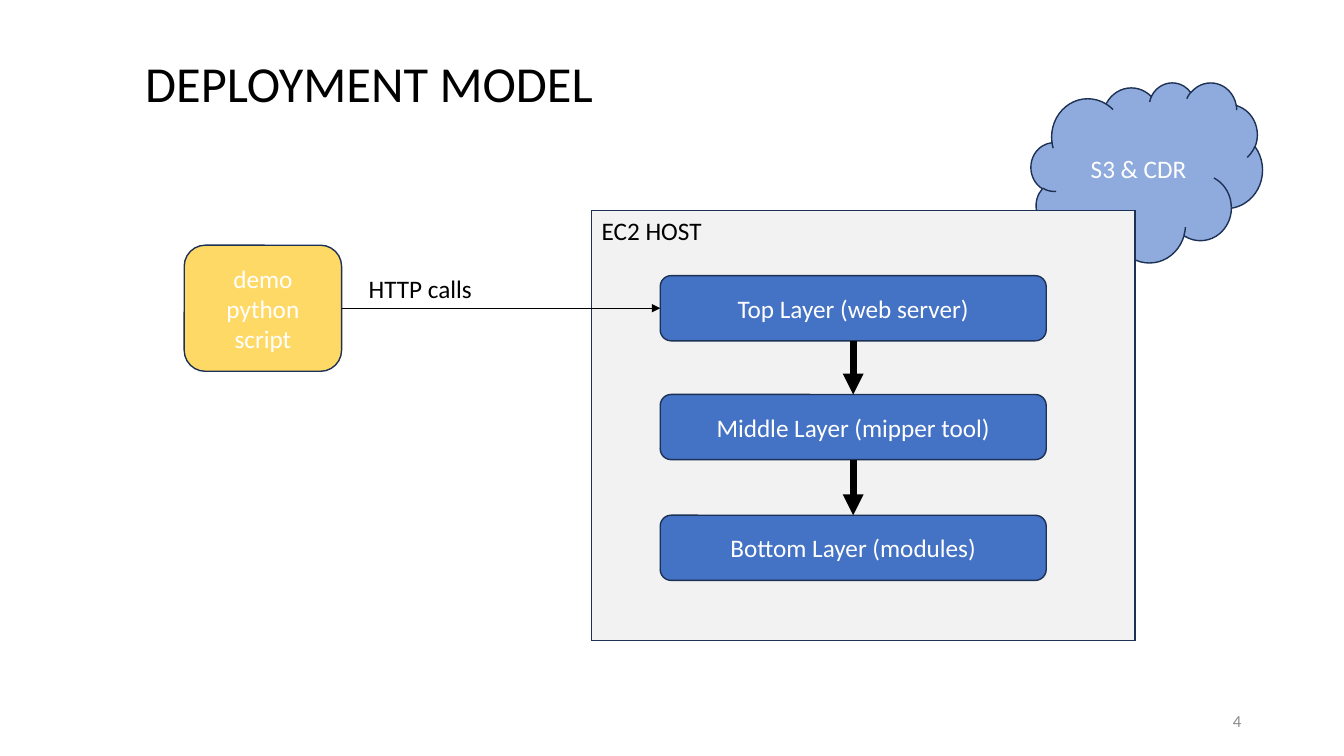
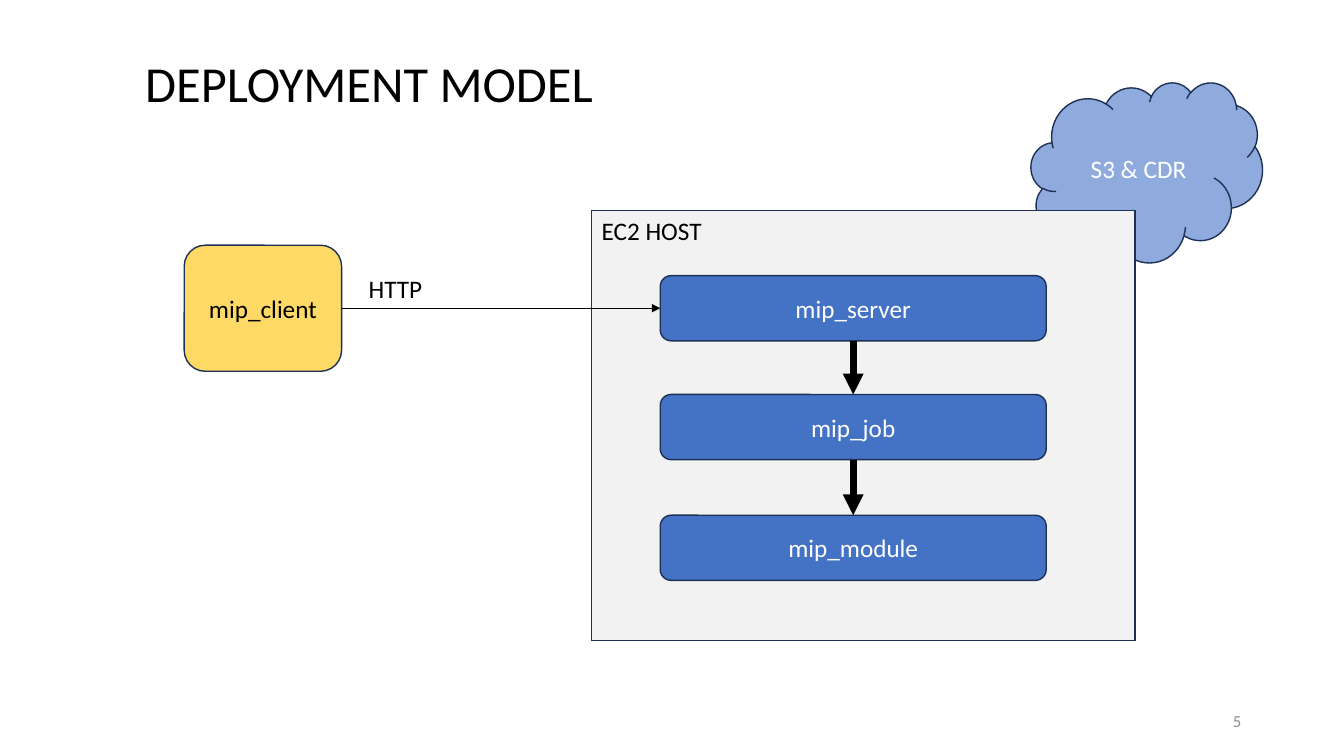
Before and after one commit to DARPA-CRITICALMAAS/ta1_integration, a slide deck: slide 5 of docs/overview.pptx (slide 4 before the commit). Drawn at 1344x756 pixels with LibreOffice and Linux fonts; fonts in the diff are those of the drawing. Boxes give left, top, right and bottom in pixels: in the first picture for what was removed or moved away, otherwise in the second. Text is boxed around its words. In the diff, an @@ line names an element or a change of style, - is before the commit and + after.

```diff
--- a/docs/overview.pptx
+++ b/docs/overview.pptx
@@ text at (369,281,423,298): text changed @@
-HTTP calls
+HTTP
@@ text in rounded rectangle at (209,300,317,322): text changed; text colour #FFFFFF to #000000 @@
-demo python script
+mip_client
@@ text in rounded rectangle at (795,300,910,322): text changed @@
-Top Layer (web server)
+mip_server
@@ text in rounded rectangle at (811,419,895,442): text changed @@
-Middle Layer (mipper tool)
+mip_job
@@ text in rounded rectangle at (788,539,918,561): text changed @@
-Bottom Layer (modules)
+mip_module
@@ page number at (1233,716,1241,727): text changed @@
-4
+5
```
Also in this commit, not shown: 8 other slides changed, 1 slide added, 4 slides removed.
